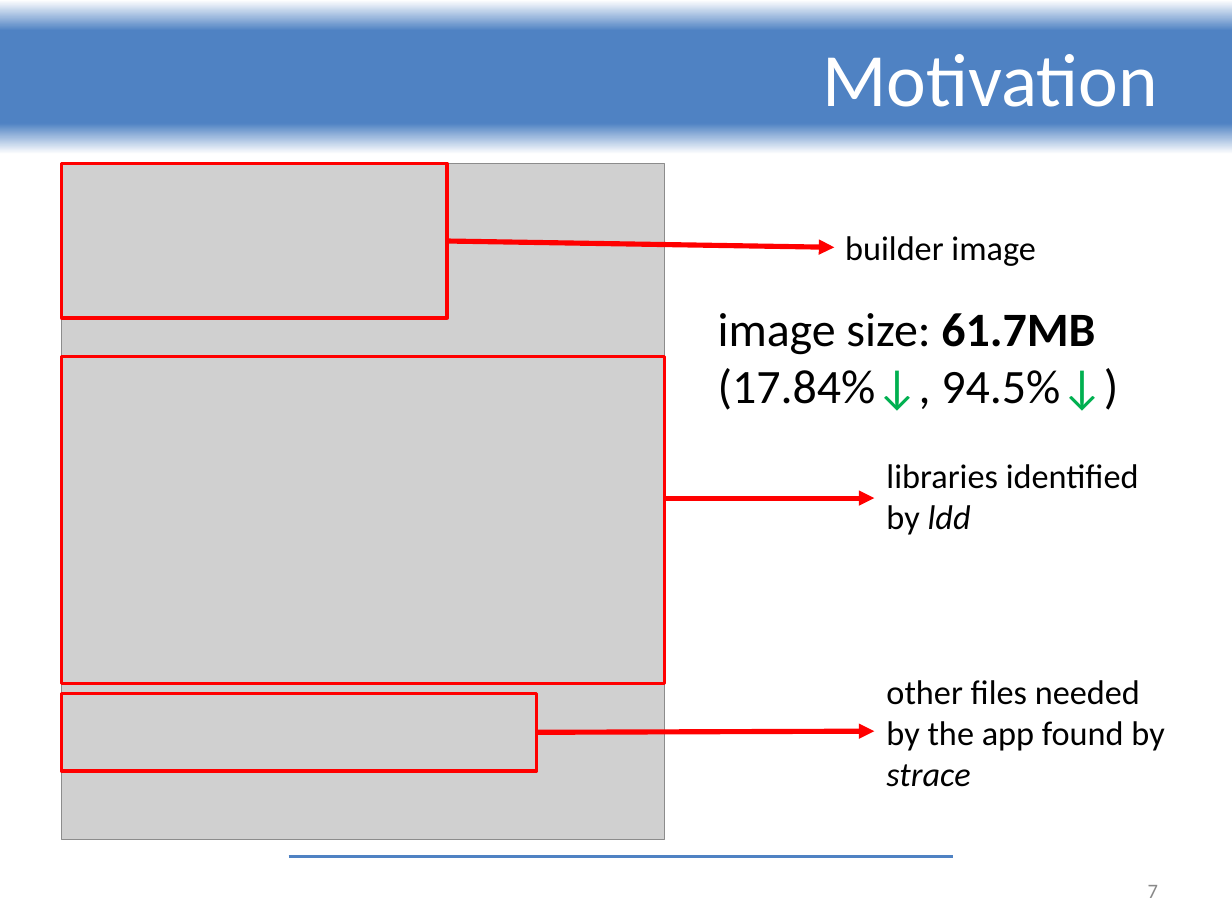
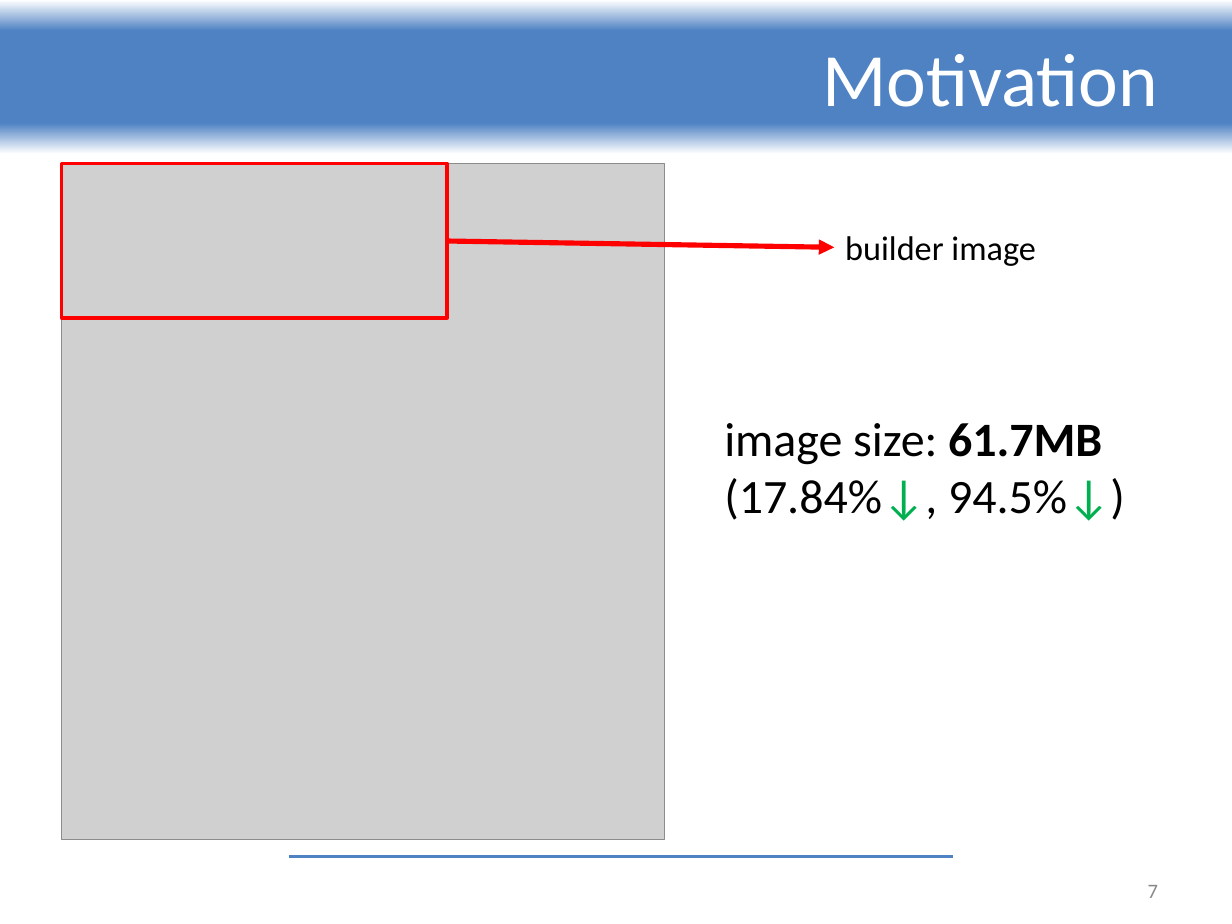
Before and after one commit to ReGeLePuMa/diploma, a slide deck: slide 7 of report1/Report1 2024-2025 - PETREA Andrei - Minimizarea unui Dockerfile.pptx. Drawn at 1232x924 pixels with LibreOffice and Linux fonts; fonts in the diff are those of the drawing; grey boxes stand for pictures; background and template pictures are left out. Boxes give left, top, right and bottom in pixels: in the first picture for what was removed or moved away, otherwise in the second. Text is boxed around its words. In the diff, an @@ line names an element or a change of style, - is before the commit and + after.

```diff
--- a/report1/Report1 2024-2025 - PETREA Andrei - Minimizarea unui Dockerfile.pptx
+++ b/report1/Report1 2024-2025 - PETREA Andrei - Minimizarea unui Dockerfile.pptx
@@ rectangle removed at [62,356,664,683] @@
@@ text "image size: 61.7MB (17.84%↓, 94.5%↓)": place and size @@
-text "image size: 61.7MB (17.84%↓, 94.5%↓)" at [718,313,1118,411]
+text "image size: 61.7MB (17.84%↓, 94.5%↓)" at [724,423,1125,521]
@@ text removed at [886,464,1139,535] @@
-libraries identified by ldd
@@ arrow removed from (664, 498) to (875, 498) @@
@@ text removed at [886,680,1164,787] @@
-other files needed by the app found by strace
@@ rectangle removed at [62,694,536,771] @@
@@ arrow removed from (536, 732) to (875, 731) @@
```
Also in this commit, not shown: 3 slides added.
